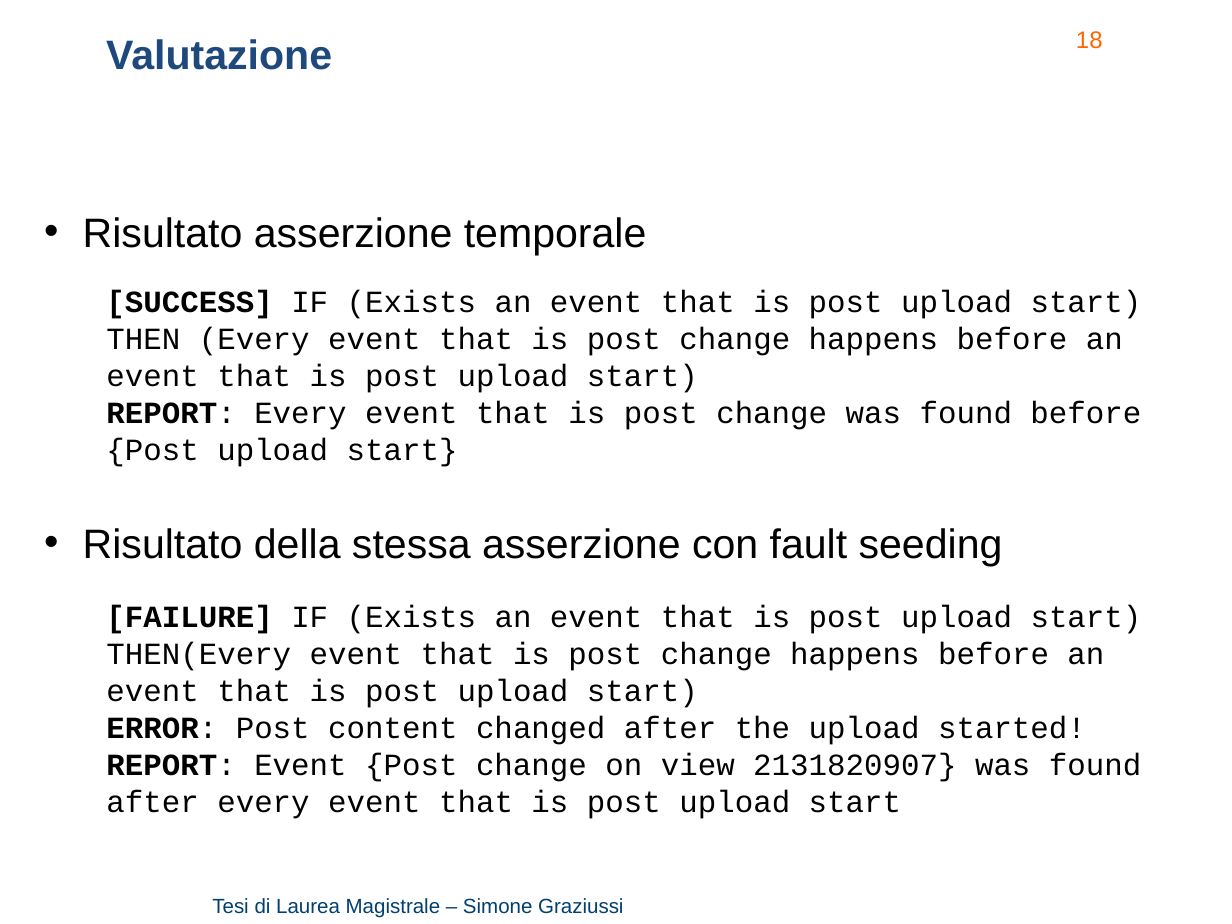
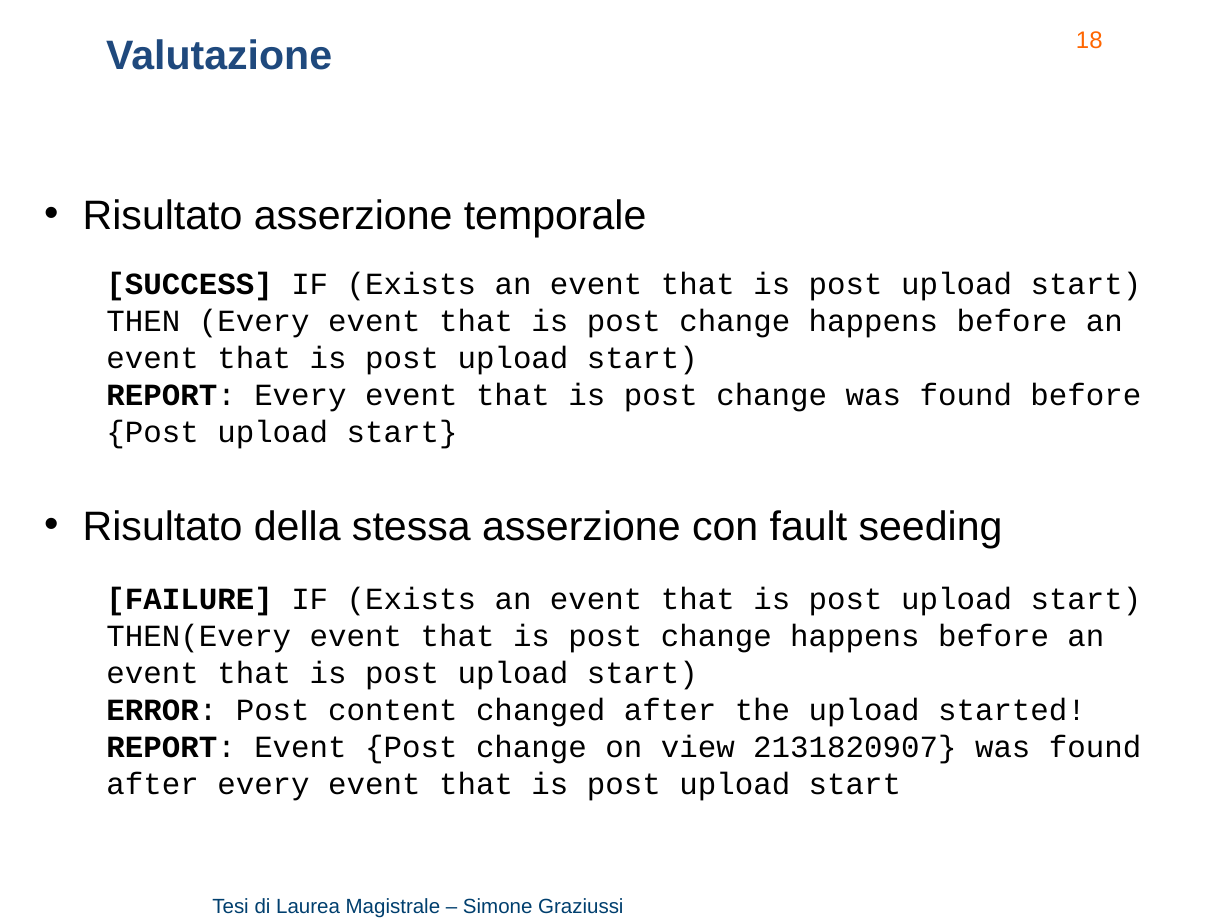
Before and after one commit to Simone3/Thesis, a slide deck: slide 18 of Presentation/Presentation.pptx. Drawn at 1232x924 pixels with LibreOffice and Linux fonts; fonts in the diff are those of the drawing; background and template pictures are left out. Boxes give left, top, right and bottom in pixels: in the first picture for what was removed or moved away, otherwise in the second. Text is boxed around its words. In the diff, an @@ line names an element or a change of style, - is before the commit and + after.

Commit message:
Presentation: better events part

```diff
--- a/Presentation/Presentation.pptx
+++ b/Presentation/Presentation.pptx
@@ 3 texts: place and size @@
-3 texts at <box>83,217,1142,566</box>
+3 texts at <box>83,199,1142,548</box>
@@ text "[FAILURE] IF (Exists an event ...": place and size @@
-text "[FAILURE] IF (Exists an event ..." at <box>106,605,1142,819</box>
+text "[FAILURE] IF (Exists an event ..." at <box>106,587,1142,801</box>
```
Also in this commit, not shown: 7 other slides changed, 1 other file.
